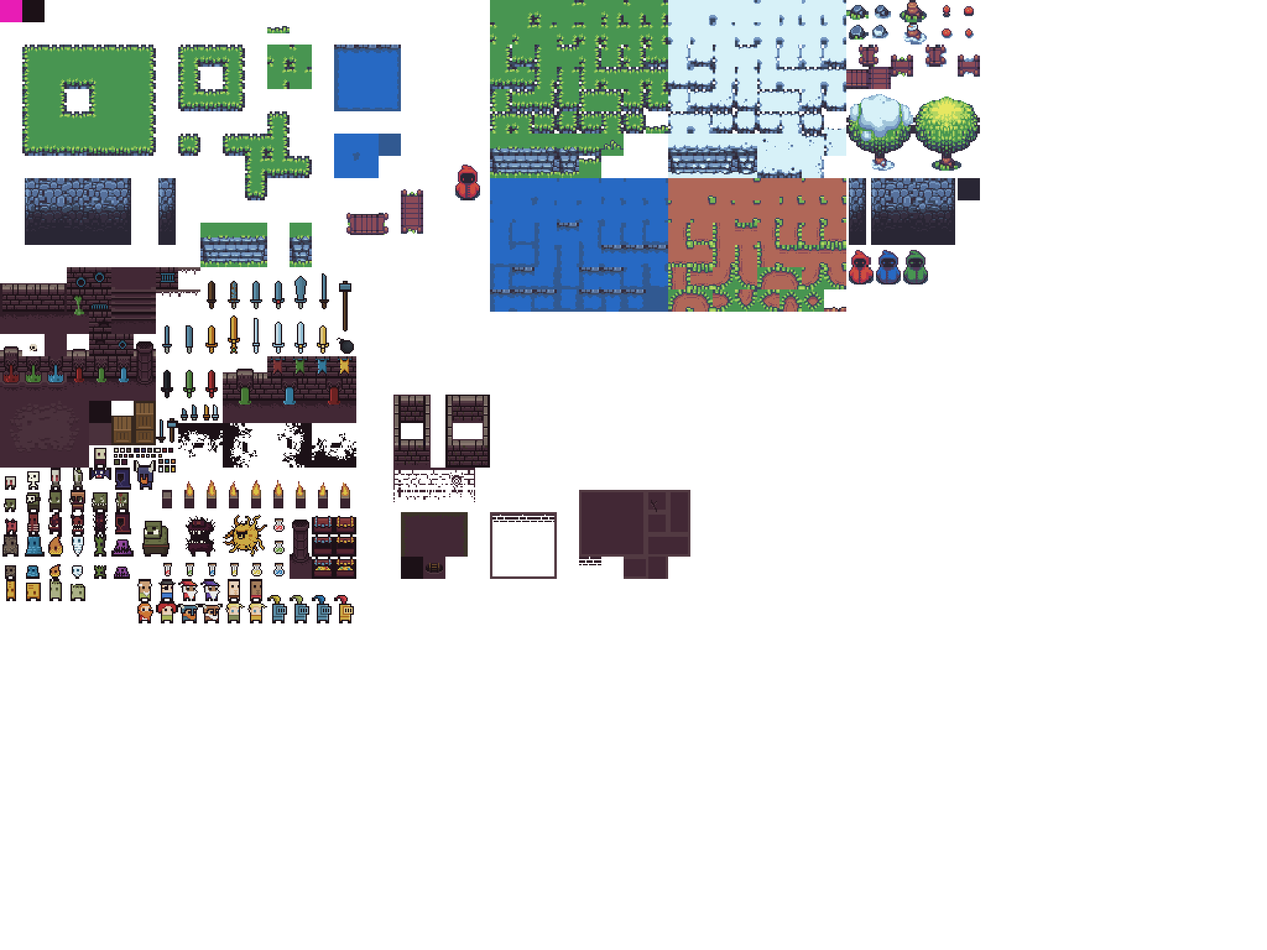
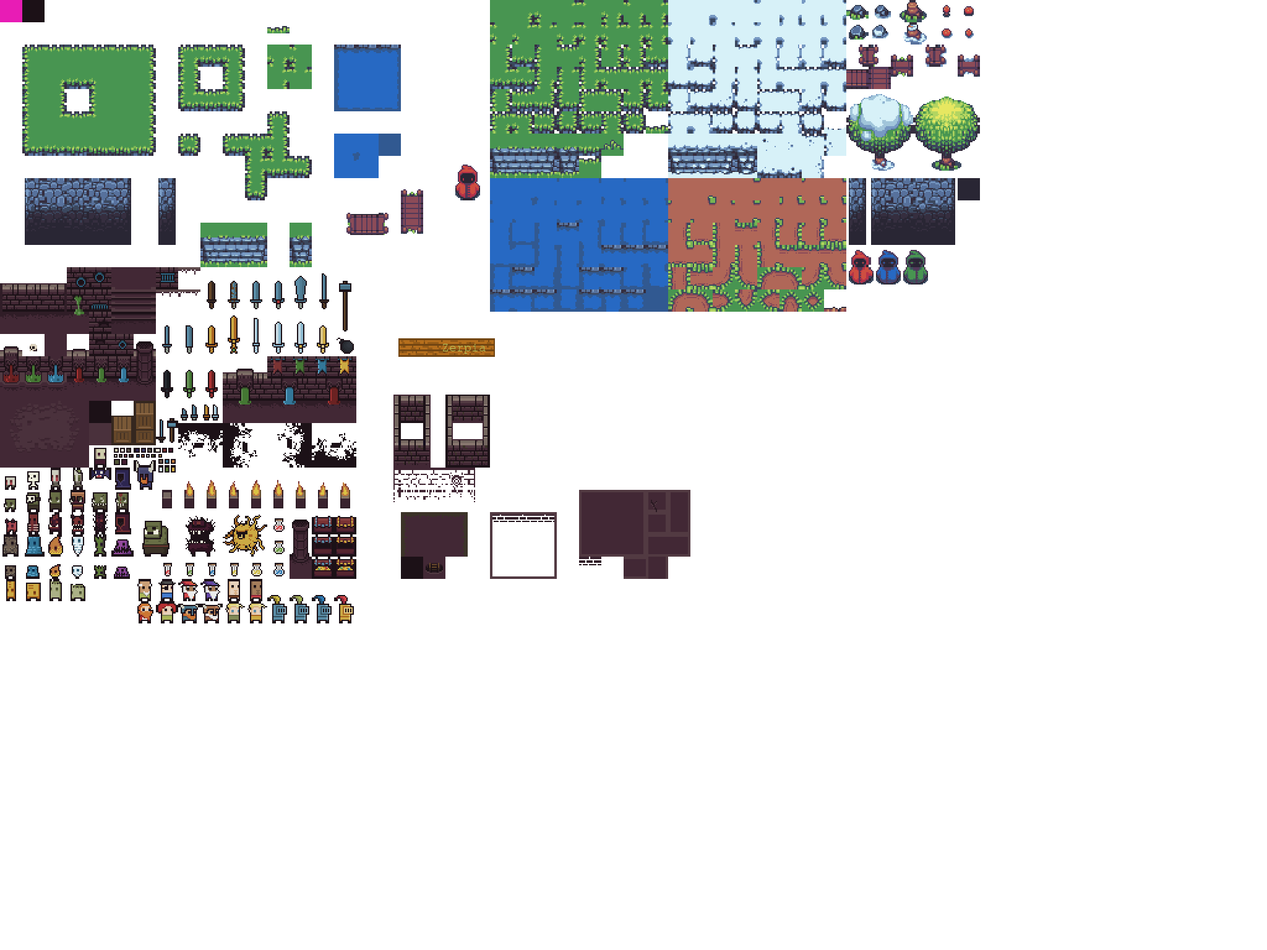
Comparing the layer stacks of the two 1267 × 950 images. Changes:
added layer "Zerpia" above "5ed26b954fb8e0e.png" over bbox(442, 343, 486, 354)
added layer "5ed26b954fb8e0e.png" above "tiles-extruded.png" over bbox(398, 338, 495, 357)
